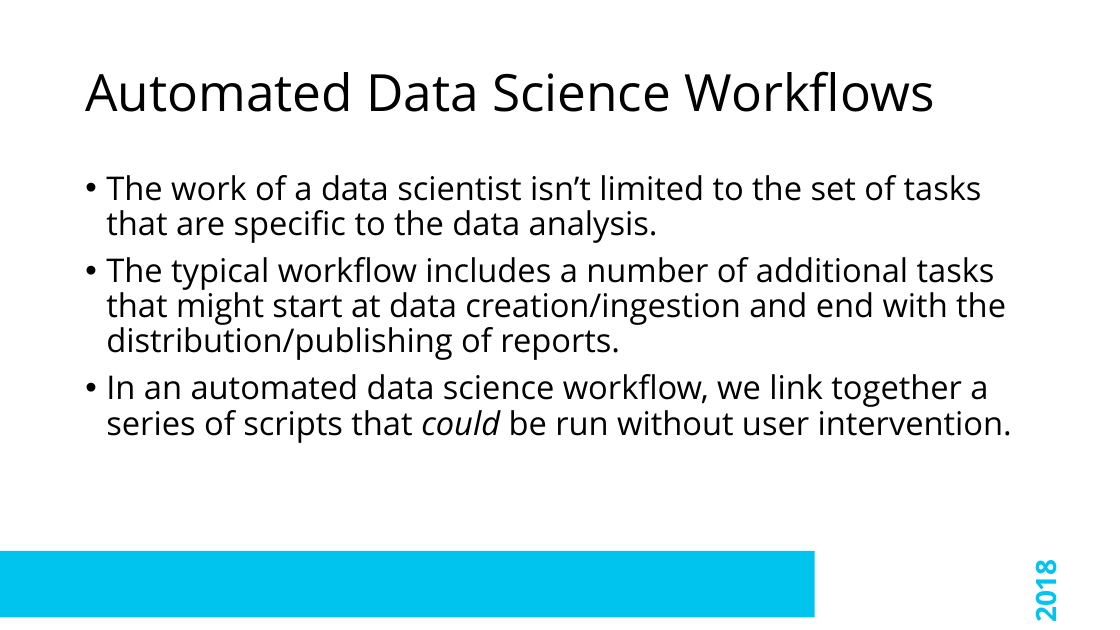
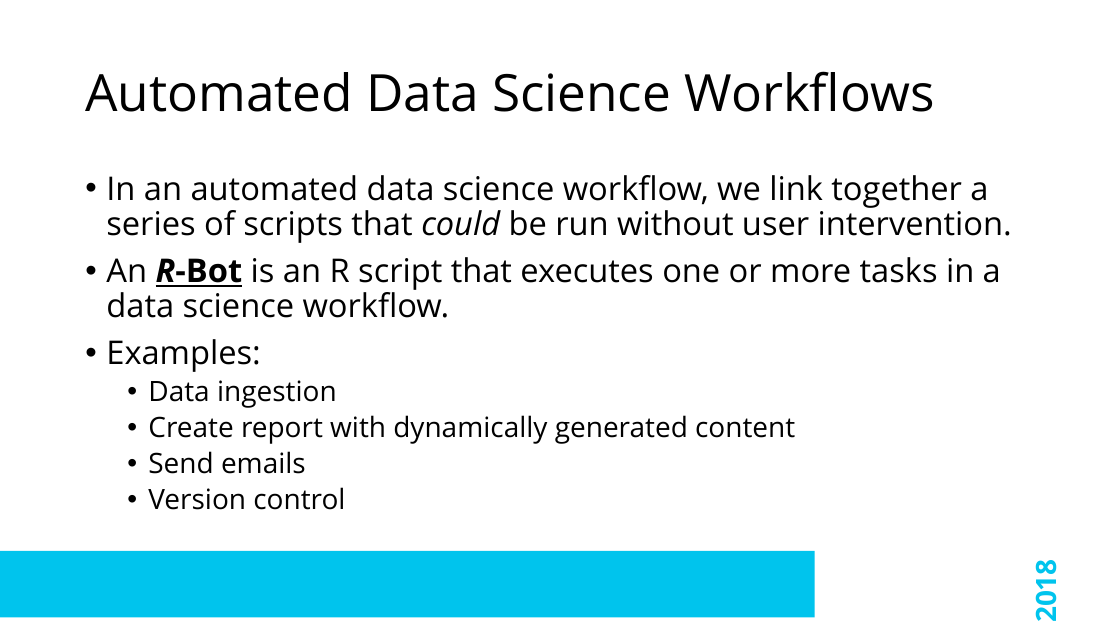
Before and after one commit to sydeaka/workflow-automation, a slide deck: slide 4 of slides/Sydeaka_Watson_EARL_2018_Workflow_Automation.pptx. Drawn at 1120x630 pixels with LibreOffice and Linux fonts; fonts in the diff are those of the drawing; background and template pictures are left out. Boxes give left, top, right and bottom in pixels: in the first picture for what was removed or moved away, otherwise in the second. Text is boxed around its words. In the diff, an @@ line names an element or a change of style, - is before the commit and + after.

```diff
--- a/slides/Sydeaka_Watson_EARL_2018_Workflow_Automation.pptx
+++ b/slides/Sydeaka_Watson_EARL_2018_Workflow_Automation.pptx
@@ text at box(106, 175, 1006, 360): paragraphs removed @@
-• The work of a data scientist isn’t limited to the set of tasks that are specific to the data analysis.
-• The typical workflow includes a number of additional tasks that might start at data creation/ingestion and end with the distribution/publishing of reports.
@@ text at box(106, 257, 1001, 510): paragraphs added @@
+• An R-Bot is an R script that executes one or more tasks in a data science workflow.
+• Examples:
+  • Data ingestion
+  • Create report with dynamically generated content
+  • Send emails
+  • Version control
```
Also in this commit, not shown: 4 other slides changed, 11 other files.
